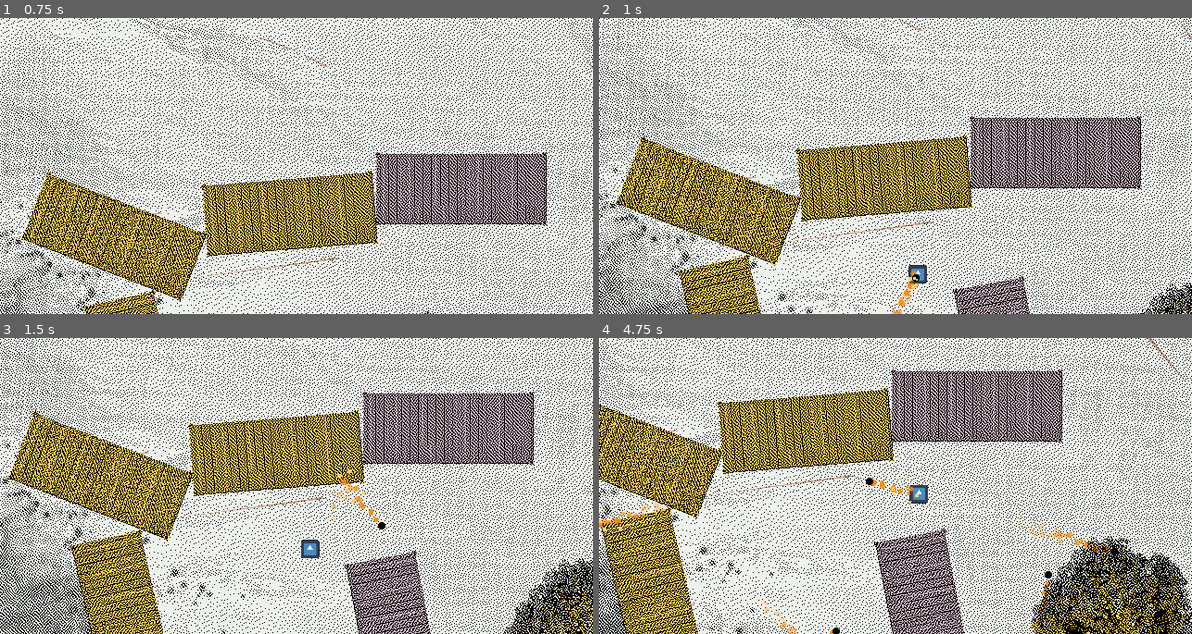
Above: before the commit, frames 1-4 (two rows, left to right).
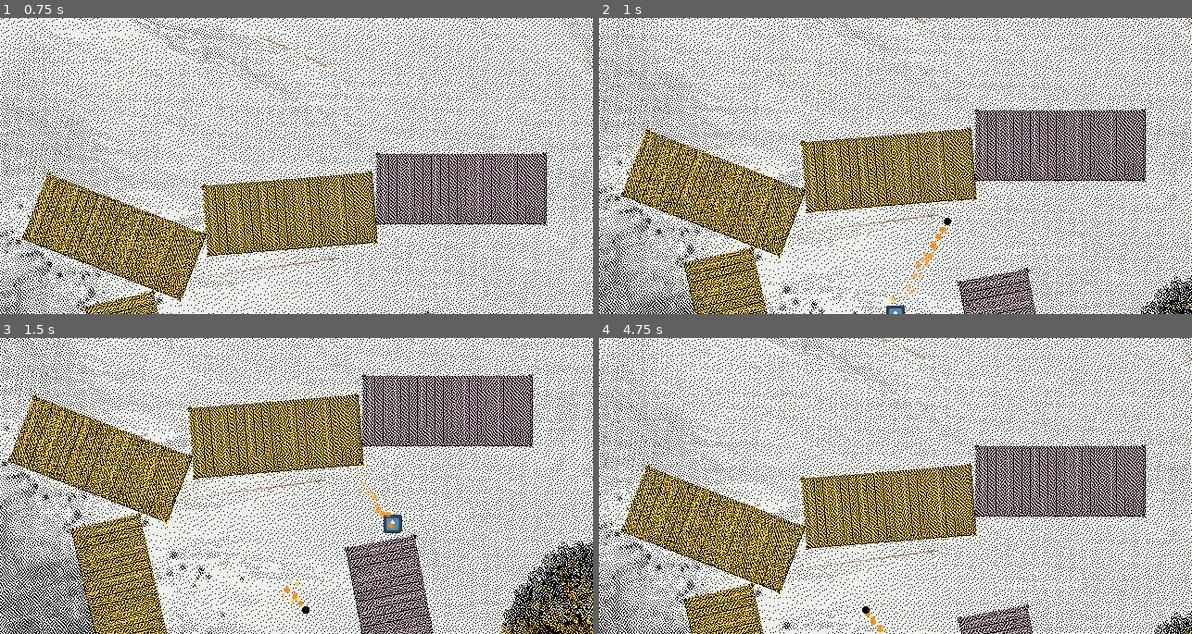
Above: after the commit, the same moments.

Repository: HalfdanBrage/nordicGame
Game: Godot game, scene res://Levels/test-level-1.tscn
Same seed, same stepped clock (60 frames per second), same inputs: the game is played once before the commit and once after it. This scene is started directly instead of the project's main scene. The engine's default icon, where the game draws it, is replaced by a stand-in: a white triangle on a blue panel in a dark square.
Inputs (mouse positions are in pixels of both pictures, inside the frame that each line leads up to):
- Up to frame 1 (0.75 s): move the mouse to (426, 151) at 0.52 s; tap Space (shoot) at 0.6 s
- Up to frame 2 (1 s): tap X (swap) at 0.8 s
- Up to frame 3 (1.5 s): move the mouse to (177, 500) at 1.27 s; tap X (swap) at 1.35 s
- Up to frame 4 (4.75 s): tap Space (shoot) at 1.55, 2.1, 3.05, 3.6, 4.55 s; move the mouse to (954, 420) at 2.02 s; tap X (swap) at 2.3, 2.85, 3.8, 4.35 s; move the mouse to (865, 545) at 2.77 s; move the mouse to (1073, 530) at 3.52 s; move the mouse to (717, 441) at 4.27 s

Frame 1 is identical in both runs. In frame 2, 33% of the frame differs, in the area x 0-100%, y 0-100%; in frame 3, 39%; in frame 4, 59%.

Commit message:
Bullet death stuff

Diff:
--- a/Entities/Bullet/bullet.gd
+++ b/Entities/Bullet/bullet.gd
@@ -6,8 +6,14 @@
 
 var dir: Vector2 = Vector2.RIGHT
 
+var frames_since_swap = 0
+func set_just_swapped():
+	frames_since_swap = 0
+
 # Called every frame. 'delta' is the elapsed time since the previous frame.
 func _physics_process(delta):
+	frames_since_swap += 1
+
 	velocity = SPEED * dir
 
 	var collision = move_and_collide(velocity)
@@ -25,7 +31,7 @@
 	return vector - 2 * vector.dot(normal) * normal
 
 func _on_area_2d_body_entered(body):
-	if body.has_method("damage"):
+	if body.has_method("damage") and frames_since_swap > 1:
 		body.damage()
 	Area2D
 
--- a/Entities/Player/player.gd
+++ b/Entities/Player/player.gd
@@ -4,9 +4,11 @@
 
 const BULLET_RES = preload("res://Entities/Bullet/bullet.tscn")
 
-var bullet = null
+var bullet: Bullet = null
 
 var is_controller = false
+
+var can_swap = true
 
 func _ready():
 	Levelmanager.set_player(self)
@@ -36,16 +38,27 @@
 		return global_position.direction_to(get_global_mouse_position())
 
 func swap():
+	if not can_swap:
+		return
+	#can_swap = false
+	#$"Swap cooldown".start()
+
 	if bullet != null:
 		swap_positions(self, bullet)
-		disable_bullet()
+		bullet.set_just_swapped()
+		#disable_bullet()
 
 func swap_positions(node_1: Node2D, node_2: Node2D):
+	print("start")
 	var tmp = Vector2(node_1.global_position)
 	node_1.global_position = node_2.global_position
 	node_2.global_position = tmp
+	print("stop")
 
 func shoot():
+	can_swap = false
+	$"Swap cooldown".start()
+
 	var aim_dir = get_aim_angle()
 	if aim_dir:
 		disable_bullet()
@@ -62,4 +75,9 @@
 		bullet = null
 
 func damage():
+	Levelmanager.respawn()
 	print("OWWW")
+
+
+func _on_shoot_cooldown_timeout():
+	can_swap = true
--- a/Entities/Player/player.tscn
+++ b/Entities/Player/player.tscn
@@ -35,5 +35,10 @@
 [node name="CollisionShape2D" type="CollisionShape2D" parent="BulletEnter"]
 shape = SubResource("RectangleShape2D_rf6l3")
 
+[node name="Swap cooldown" type="Timer" parent="."]
+wait_time = 0.2
+one_shot = true
+
 [connection signal="body_entered" from="BulletEnter" to="." method="_on_bullet_enter_body_entered"]
 [connection signal="body_exited" from="BulletEnter" to="." method="_on_bullet_enter_body_exited"]
+[connection signal="timeout" from="Swap cooldown" to="." method="_on_shoot_cooldown_timeout"]
--- a/project.godot
+++ b/project.godot
@@ -32,11 +32,13 @@
 "deadzone": 0.5,
 "events": [Object(InputEventKey,"resource_local_to_scene":false,"resource_name":"","device":0,"window_id":0,"alt_pressed":false,"shift_pressed":false,"ctrl_pressed":false,"meta_pressed":false,"pressed":false,"keycode":0,"physical_keycode":32,"key_label":0,"unicode":0,"echo":false,"script":null)
 , Object(InputEventKey,"resource_local_to_scene":false,"resource_name":"","device":-1,"window_id":0,"alt_pressed":false,"shift_pressed":false,"ctrl_pressed":false,"meta_pressed":false,"pressed":false,"keycode":0,"physical_keycode":67,"key_label":0,"unicode":99,"echo":false,"script":null)
+, Object(InputEventMouseButton,"resource_local_to_scene":false,"resource_name":"","device":-1,"window_id":0,"alt_pressed":false,"shift_pressed":false,"ctrl_pressed":false,"meta_pressed":false,"button_mask":1,"position":Vector2(582, 40),"global_position":Vector2(588, 102),"factor":1.0,"button_index":1,"canceled":false,"pressed":true,"double_click":false,"script":null)
 ]
 }
 swap={
 "deadzone": 0.5,
 "events": [Object(InputEventKey,"resource_local_to_scene":false,"resource_name":"","device":-1,"window_id":0,"alt_pressed":false,"shift_pressed":false,"ctrl_pressed":false,"meta_pressed":false,"pressed":false,"keycode":0,"physical_keycode":88,"key_label":0,"unicode":120,"echo":false,"script":null)
+, Object(InputEventMouseButton,"resource_local_to_scene":false,"resource_name":"","device":-1,"window_id":0,"alt_pressed":false,"shift_pressed":false,"ctrl_pressed":false,"meta_pressed":false,"button_mask":2,"position":Vector2(270, 32),"global_position":Vector2(276, 94),"factor":1.0,"button_index":2,"canceled":false,"pressed":true,"double_click":false,"script":null)
 ]
 }
 "aim up"={
--- a/singletons/levelmanager.gd
+++ b/singletons/levelmanager.gd
@@ -37,3 +37,6 @@
 	if has_prev_level():
 		select_level(currentLevelIndex - 1)
 		currentLevelIndex -= 1
+
+func respawn():
+	get_tree().reload_current_scene()
Not shown: 1 places in Entities/Bullet/bullet.tscn that only renumber resources
Not shown: 1 places in Entities/Player/player.tscn that only renumber resources
Not shown: 1 places in Levels/test-level-1.tscn that only renumber resources
